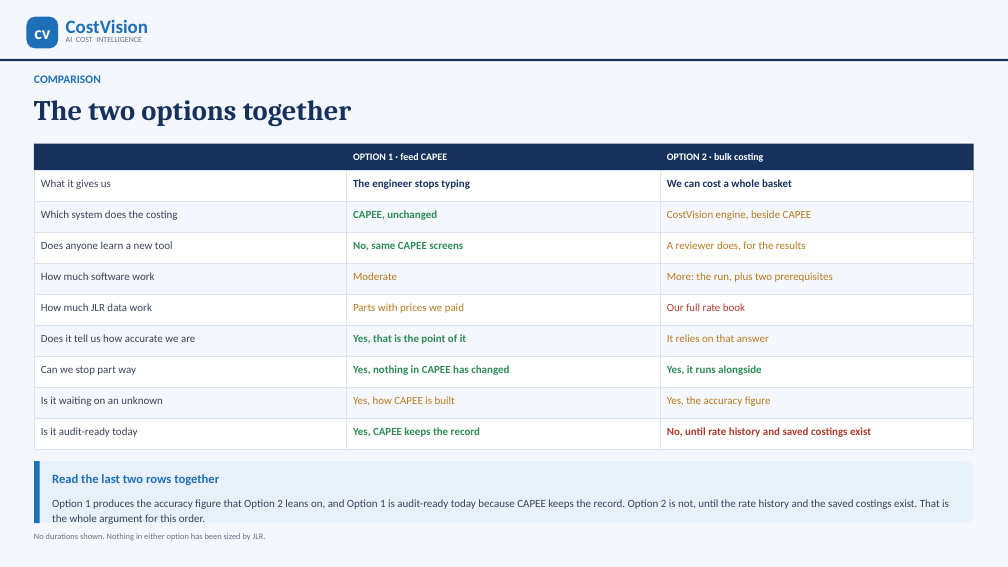
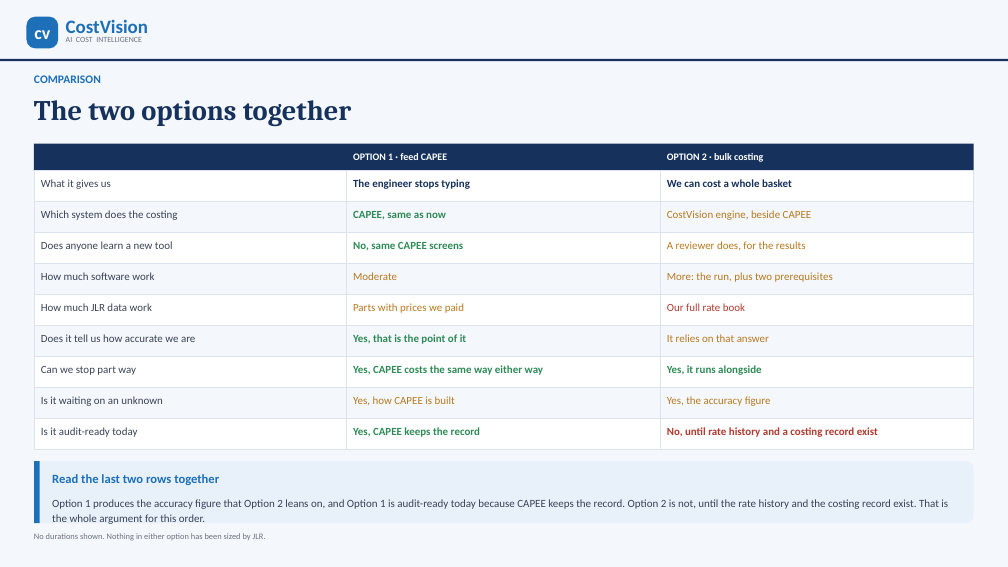
Before and after one commit to bhosaleavinash546/leamington-marathi, a slide deck: slide 18 of CostVision-CAPEE-Implementation-Options.pptx. Drawn at 1008x567 pixels with LibreOffice and Linux fonts; fonts in the diff are those of the drawing. Boxes give left, top, right and bottom in pixels: in the first picture for what was removed or moved away, otherwise in the second. Text is boxed around its words. In the diff, an @@ line names an element or a change of style, - is before the commit and + after.

```diff
--- a/CostVision-CAPEE-Implementation-Options.pptx
+++ b/CostVision-CAPEE-Implementation-Options.pptx
@@ text at bbox=[353, 211, 446, 219]: text changed @@
-CAPEE, unchanged
+CAPEE, same as now
@@ text at bbox=[353, 365, 543, 375]: text changed @@
-Yes, nothing in CAPEE has changed
+Yes, CAPEE costs the same way either way
@@ text at bbox=[667, 427, 878, 437]: text changed @@
-No, until rate history and saved costings exist
+No, until rate history and a costing record exist
@@ text at bbox=[52, 499, 948, 524]: text changed @@
-Option 1 produces the accuracy figure that Option 2 leans on, and Option 1 is audit-ready today because CAPEE keeps the record. Option 2 is not, until the rate history and the saved costings exist. That is the whole argument for this order.
+Option 1 produces the accuracy figure that Option 2 leans on, and Option 1 is audit-ready today because CAPEE keeps the record. Option 2 is not, until the rate history and the costing record exist. That is the whole argument for this order.
```
Also in this commit, not shown: 9 other slides changed, 2 other files.
